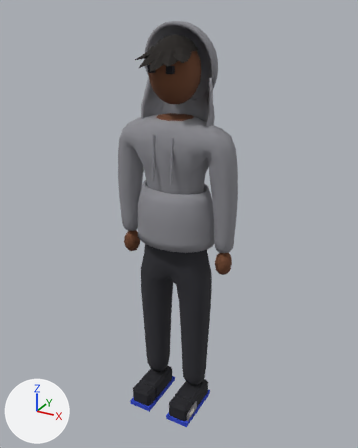
Before and after pictures for a commit that changed the Blender file art/keanu.blend.
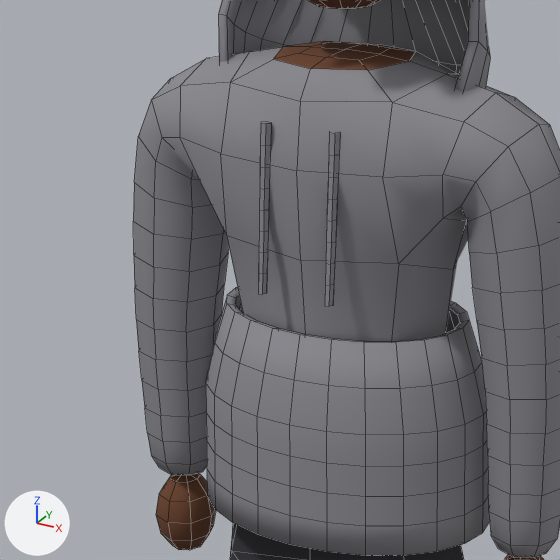
Each version appears first whole from a camera (50 mm lens) standing at (1.042, -1.863, 1.927) and looking at (-0.004, 0.039, 0.976), and next in a close-up on the part from 23% to 65% of the width and 23% to 57% of the height. Arrows for +X, +Y and +Z are at lower left; the lights stay in place. The last two pictures show the newer version. The close-ups show mesh edges as thin lines.

Objects in the first close-up: 'Keanu'.
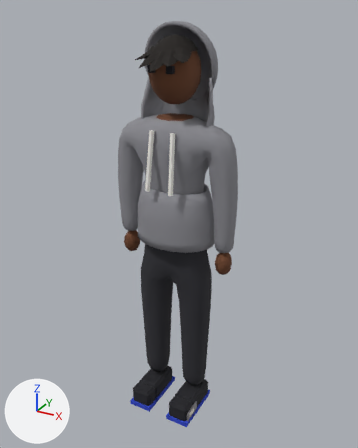
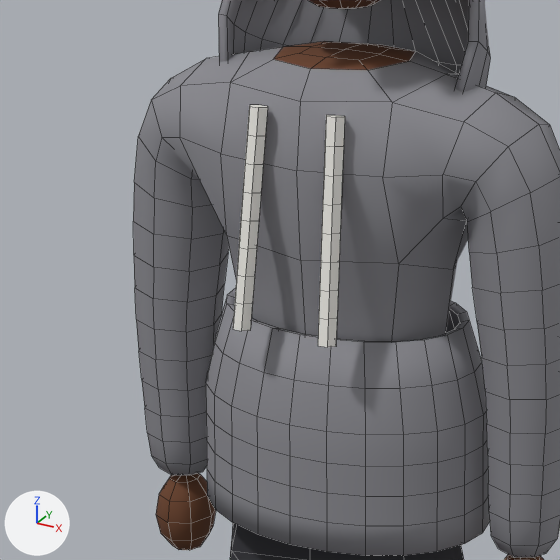
Location of each change, (x1, y1, x2, y2) in pixels of the close-ups (560 x 560 px; the box of a moved part takes in the faces that stretch with it):
part 1 of me_keanu, moved or reshaped: before (269, 149, 339, 200); after (261, 136, 344, 205)
part 2 of me_keanu, recoloured: before (258, 122, 340, 306); after (233, 105, 345, 347)

Edits to the bpy script that builds the scene:
```text
Add mat_string:
    mat_string = principled_material('string')
    mat_string.base_color = (0.888, 0.871, 0.823)  # white #f2f0ea
    mat_string.roughness = 0.9
Change me_keanu:
    where me_keanu.from_pydata(...)  # 2016 vertices, 2049 faces; spans x -0.3..0.3, y -0.2..0.23, z -0.02..1.87
    used by ob_keanu; location = (0.0, 0.0, 0.0)
    me_keanu part 1
    2 vertices are removed from x -0.04..0.04, y -0.1, z 1.38
    16 faces are deleted
    6 vertices in x -0.04..0.04, y -0.11..-0.1, z 1.4..1.43 move by (0.0, -0.01, 0.02)
    4 vertices in x -0.04..0.04, y -0.11, z 1.38..1.41 move by (0.0, -0.01, 0.01)
    4 vertices in x -0.04..0.04, y -0.11, z 1.33..1.36 move by (0.0, -0.02, -0.01)
    4 vertices in x -0.05..-0.04, y -0.12..-0.11, z 1.33..1.36 move by (-0.01, -0.02, -0.01)
    4 vertices in x -0.05..-0.04, y -0.11, z 1.3..1.33 move by (-0.01, -0.01, -0.01)
    4 vertices in x -0.04..0.04, y -0.12..-0.11, z 1.28..1.31 move by (0.0, -0.02, -0.02)
    78 vertices move from x -0.05..0.05, y -0.13..-0.1, z 1.23..1.43 to x -0.07..0.07, y -0.16..-0.1, z 1.19..1.45
    2 vertices are added at (-0.06, -0.12, 1.39), (0.06, -0.12, 1.39)
    16 new faces join them, mat_string (white #f2f0ea)
    me_keanu part 2: 84 faces spanning x -0.07..0.07, y -0.16..-0.1, z 1.19..1.45 switch from mat_top (grey #8c8c92) to mat_string (white #f2f0ea)
```
